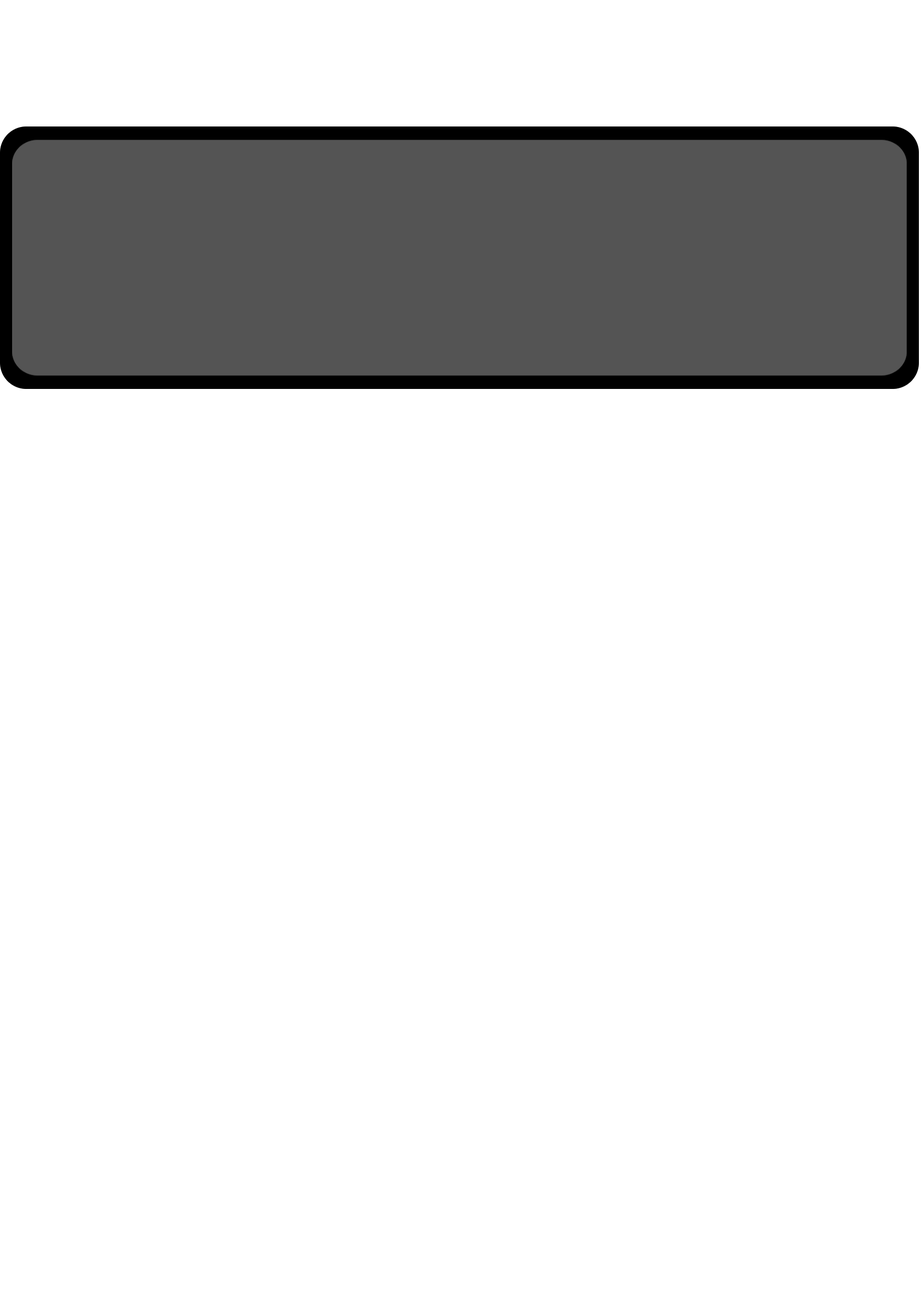
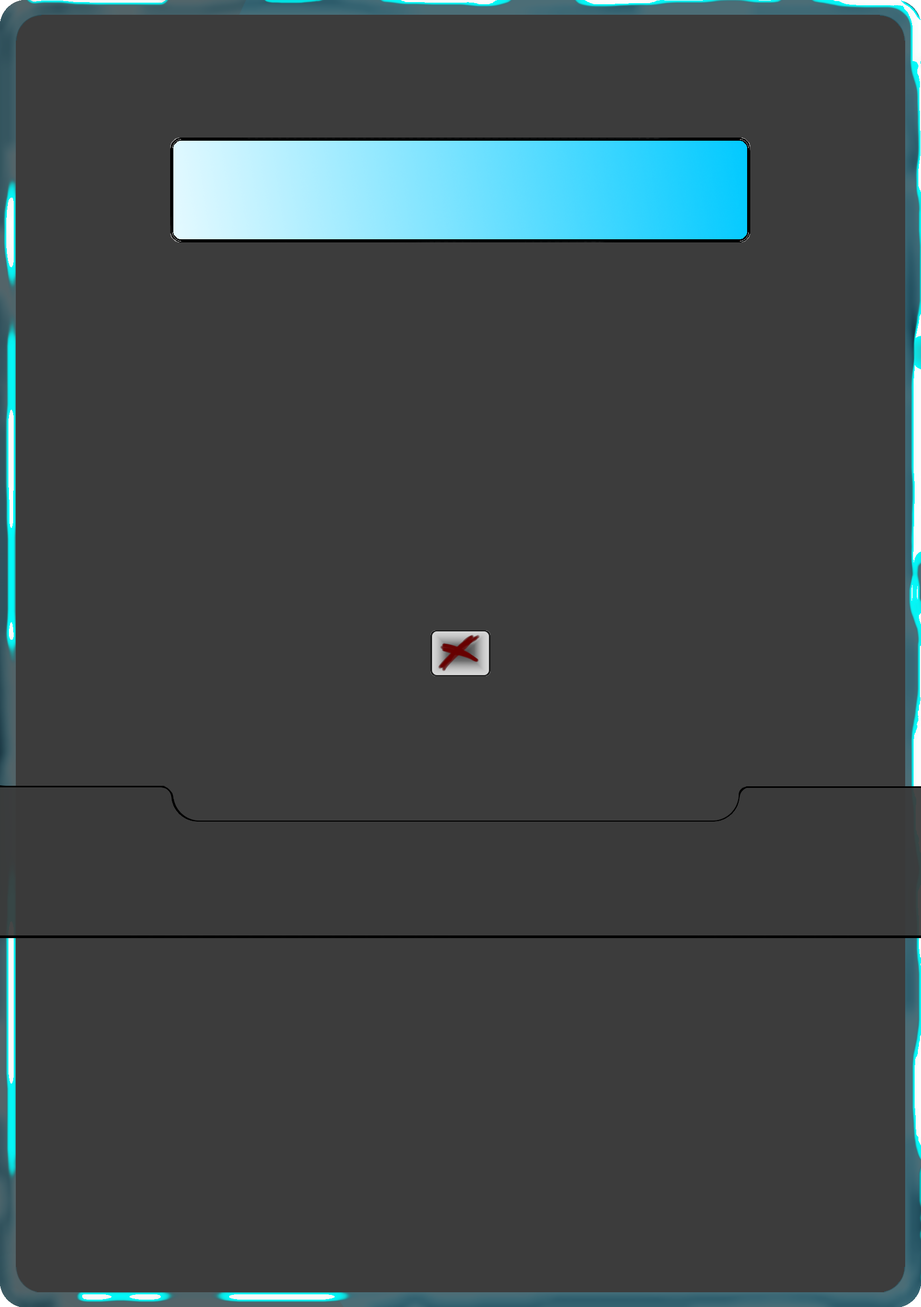
Layered file, before and after one edit (921×1307). Changes by layer:
added layer "button #1" above "UIPanelSprite_03.png" over [left=173, top=140, right=748, bottom=240]
added layer "UIPanelSprite_03.png" above "UIButtonSprite_01.png" over [left=170, top=137, right=751, bottom=243]
added layer "UISalvageButtonSprite_03.png" above "UIBackgroundSprite_01.png" over [left=430, top=630, right=491, bottom=676]
added layer "UIBackgroundSprite_01.png" above "button" over [left=0, top=785, right=921, bottom=938]
hid "button", painted on it over [left=0, top=126, right=919, bottom=389]
showed "fireCrackerIcon #2" over [left=0, top=0, right=921, bottom=1307]
showed "fireCrackerIcon #1" over [left=0, top=0, right=921, bottom=1307]
showed "fireCrackerIcon" over [left=0, top=0, right=921, bottom=1307]
